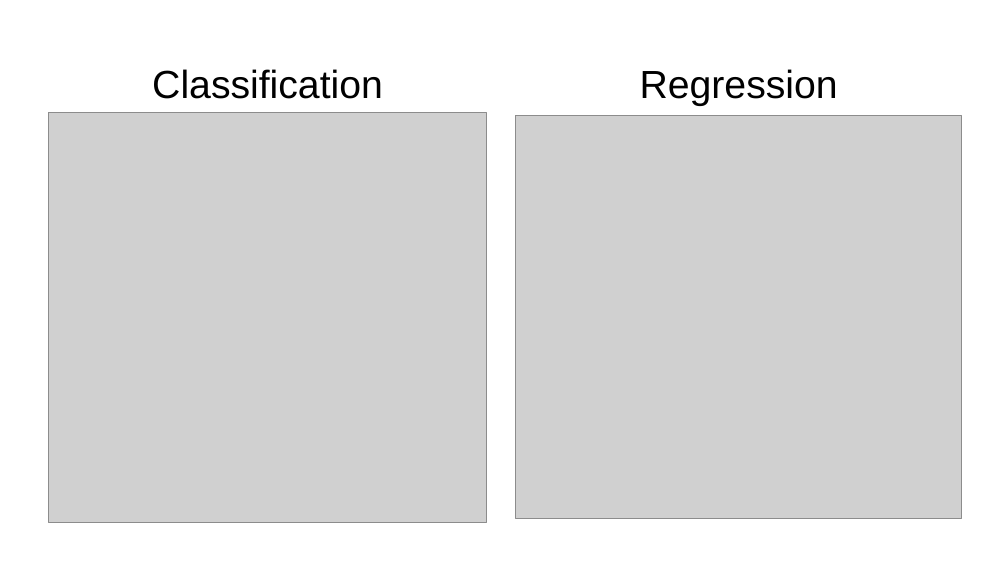
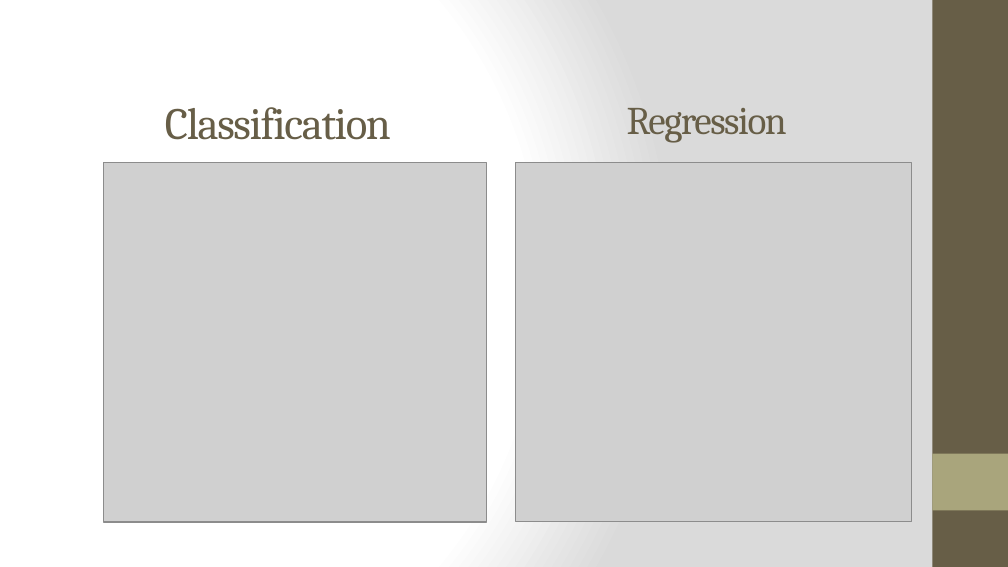
Before and after one commit to maloyang/NKUST_20200423, a slide deck: slide 4 of L3/L3_簡介機器學習.pptx. Drawn at 1008x567 pixels with LibreOffice and Linux fonts; fonts in the diff are those of the drawing; grey boxes stand for pictures. Boxes give left, top, right and bottom in pixels: in the first picture for what was removed or moved away, otherwise in the second. Text is boxed around its words. In the diff, an @@ line names an element or a change of style, - is before the commit and + after.

```diff
--- a/L3/L3_簡介機器學習.pptx
+++ b/L3/L3_簡介機器學習.pptx
@@ background #FFFFFF to gradient #FFFFFF to #DADADA @@
@@ rectangle added at (932, 0, 1008, 566), fill #675E47 @@
@@ title "Classification": place and size @@
-title "Classification" at (152, 69, 383, 99)
+title "Classification" at (165, 107, 391, 140)
@@ title "Classification" at (165, 107, 391, 140): size 28 to 32 pt, font Arial to Cambria, text colour #000000 to #675E47, letter spacing 0 to -1 pt @@
@@ title "Regression": place and size @@
-title "Regression" at (640, 69, 838, 106)
+title "Regression" at (627, 108, 787, 143)
@@ title "Regression" at (627, 108, 787, 143): font Arial to Cambria, text colour #000000 to #675E47, letter spacing 0 to -1 pt @@
@@ picture: place and size @@
-picture at (49, 112, 487, 522)
+picture at (103, 163, 486, 522)
@@ picture: place and size @@
-picture at (516, 115, 962, 519)
+picture at (516, 163, 912, 522)
@@ rectangle added at (932, 454, 1008, 510), fill #A9A57C @@
```
Also in this commit, not shown: 10 other slides changed, 4 slides added, 4 slides removed.
